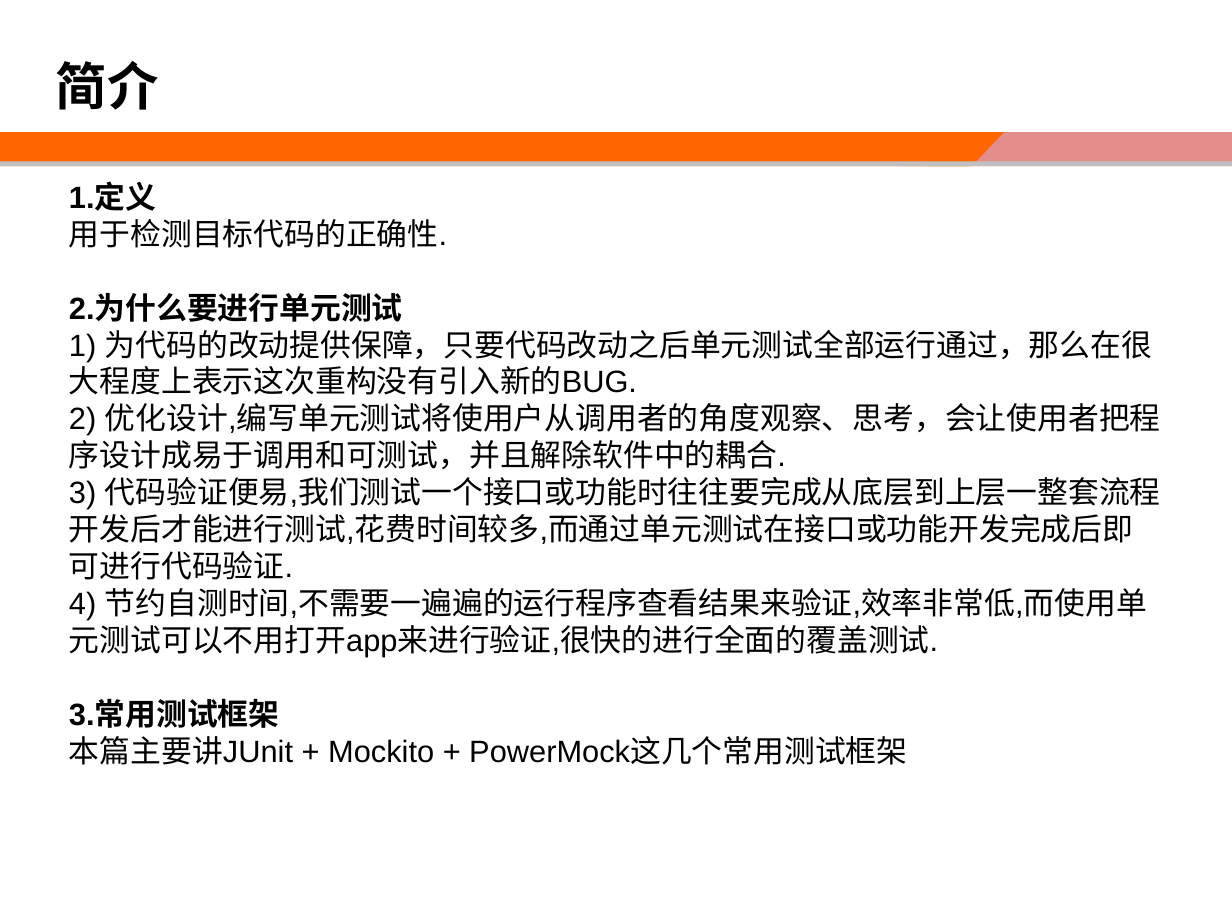
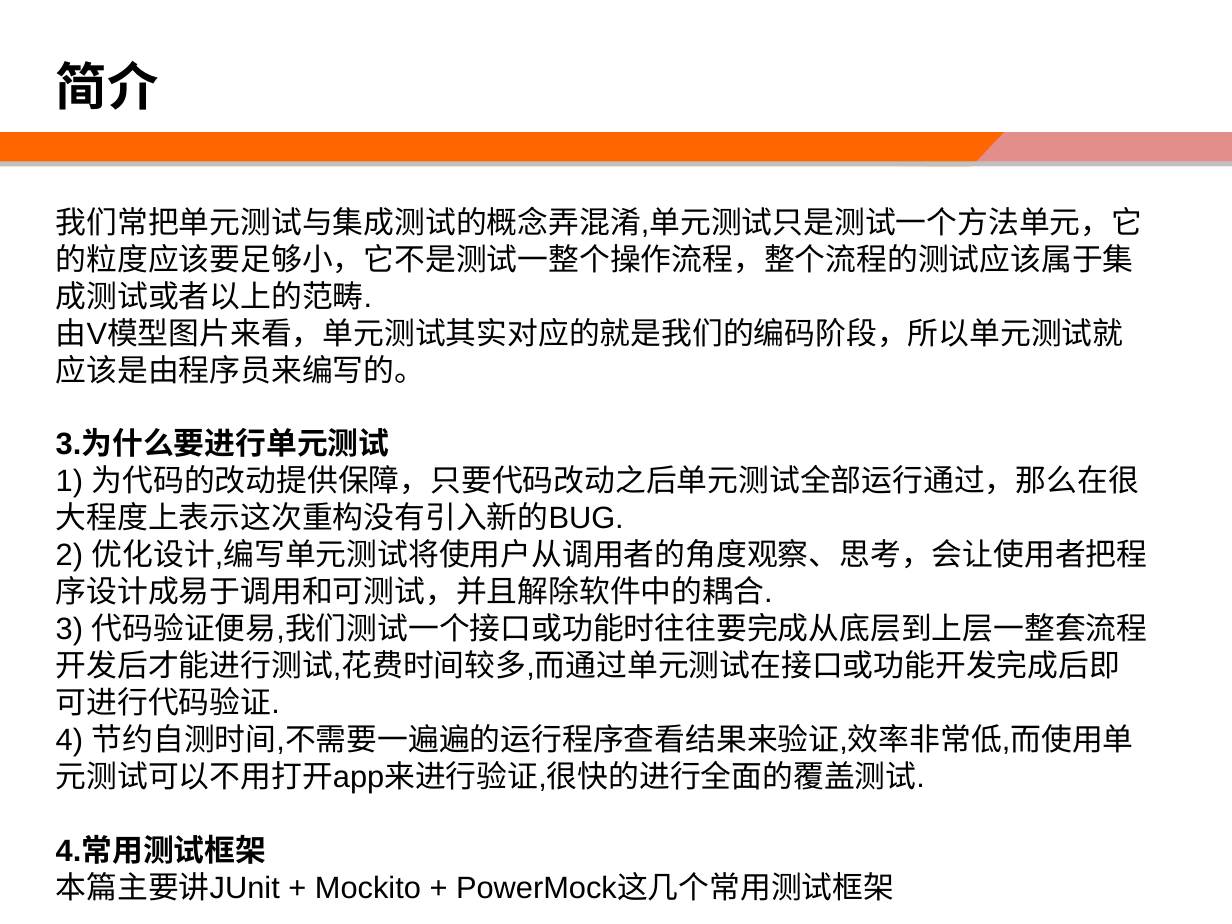
Before and after one commit to zhaosw/doc, a slide deck: slide 4 of 单元测试教程.ppt (slide 3 before the commit). Drawn at 1232x924 pixels with LibreOffice and Linux fonts; fonts in the diff are those of the drawing; background and template pictures are left out. Boxes give left, top, right and bottom in pixels: in the first picture for what was removed or moved away, otherwise in the second. Text is boxed around its words. In the diff, an @@ line names an element or a change of style, - is before the commit and + after.

```diff
--- a/单元测试教程.ppt
+++ b/单元测试教程.ppt
@@ text "我们常把单元测试与集成测试的概念弄混淆,单元测试只是测试一个方法单元，它的粒度应该要足够小，它不是测试一整个操作流程，整 ..." moved from (x1=69, y1=183, x2=1161, y2=765) to (x1=56, y1=206, x2=1148, y2=901) @@
@@ text at (x1=56, y1=206, x2=1143, y2=457): text changed; bold off @@
-1.定义
-用于检测目标代码的正确性.
-2.为什么要进行单元测试
+我们常把单元测试与集成测试的概念弄混淆,单元测试只是测试一个方法单元，它的粒度应该要足够小，它不是测试一整个操作流程，整个流程的测试应该属于集成测试或者以上的范畴.
+由V模型图片来看，单元测试其实对应的就是我们的编码阶段，所以单元测试就应该是由程序员来编写的。
+3.为什么要进行单元测试
@@ text at (x1=56, y1=837, x2=267, y2=867): text changed @@
-3.常用测试框架
+4.常用测试框架
```
Also in this commit, not shown: 3 slides added.
